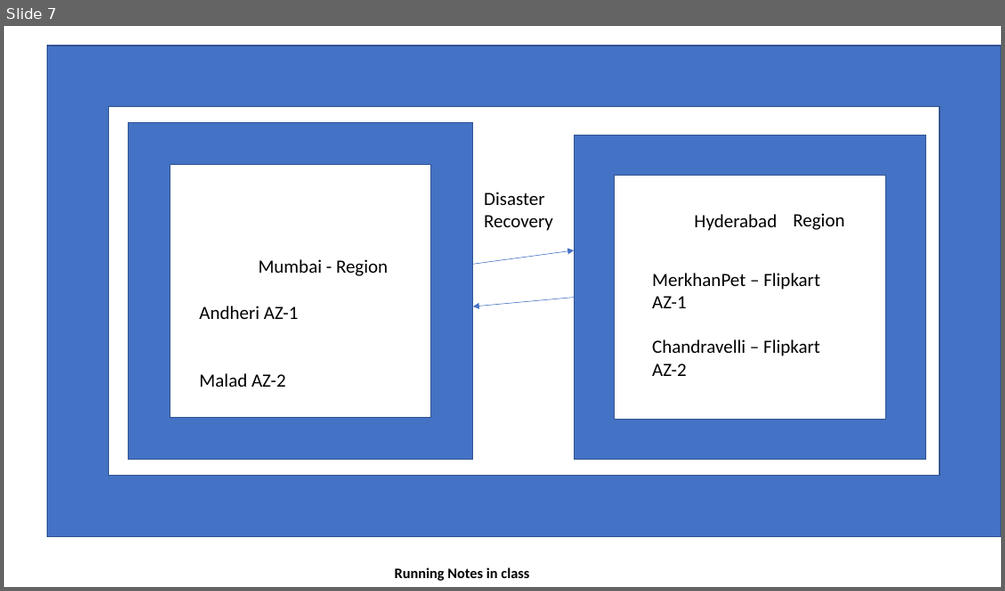
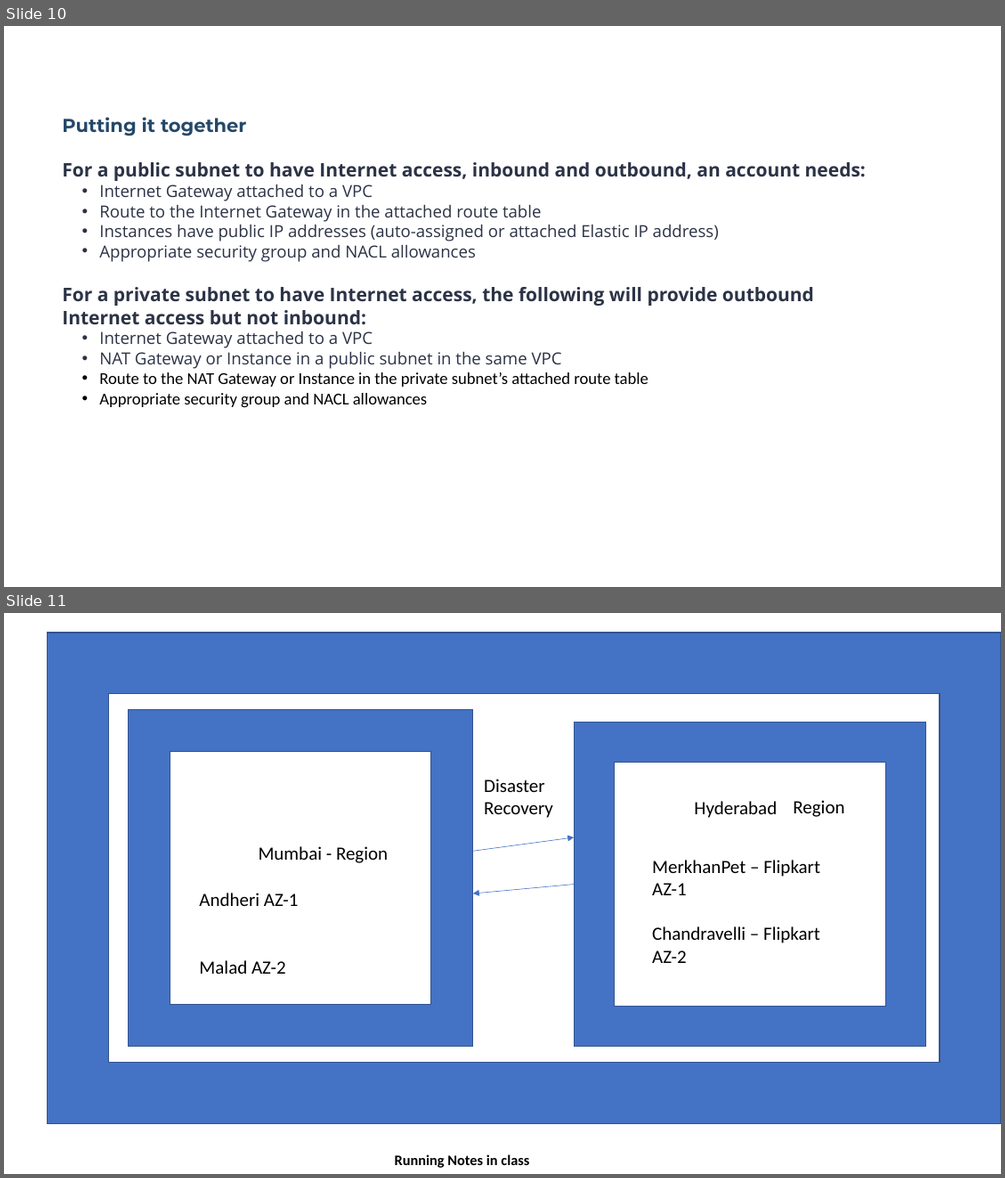
Before and after one commit to muralifmwdba/aws-material, a slide deck: VPC.pptx. Shown one above the other, each under a label of ours: slide 7 before the commit, slides 10 and 11 after it. The pictures are 1005x591 and 1005x1178 pixels, drawn with LibreOffice and Linux fonts; fonts in the diff are those of the drawing. Boxes give left, top, right and bottom in pixels: in the first picture for what was removed or moved away, otherwise in the second. Text is boxed around its words. In the diff, an @@ line names an element or a change of style, - is before the commit and + after.

```diff
--- a/VPC.pptx
+++ b/VPC.pptx
@@ slide 10 added at bbox=[4, 26, 1001, 587], background #FFFFFF @@
@@ text added at bbox=[62, 117, 866, 408], 16 pt, text #2C3346 @@
+Putting it together
+For a public subnet to have Internet access, inbound and outbound, an account needs:
+  • Internet Gateway attached to a VPC
+  • Route to the Internet Gateway in the attached route table
+  • Instances have public IP addresses (auto-assigned or attached Elastic IP address)
+  • Appropriate security group and NACL allowances
+For a private subnet to have Internet access, the following will provide outbound Internet access but not inbound:
+  • Internet Gateway attached to a VPC
+  • NAT Gateway or Instance in a public subnet in the same VPC
+  • Route to the NAT Gateway or Instance in the private subnet’s attached route table
+  • Appropriate security group and NACL allowances
@@ what was slide 7 is now slide 11 @@
```
Also in this commit, not shown: 1 slide changed, 3 other slides added.
